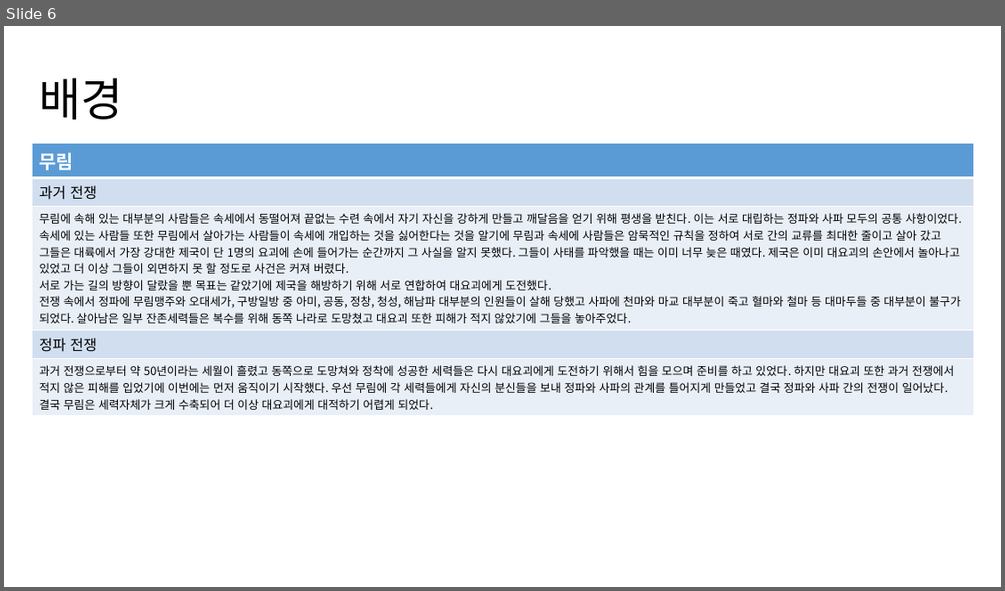
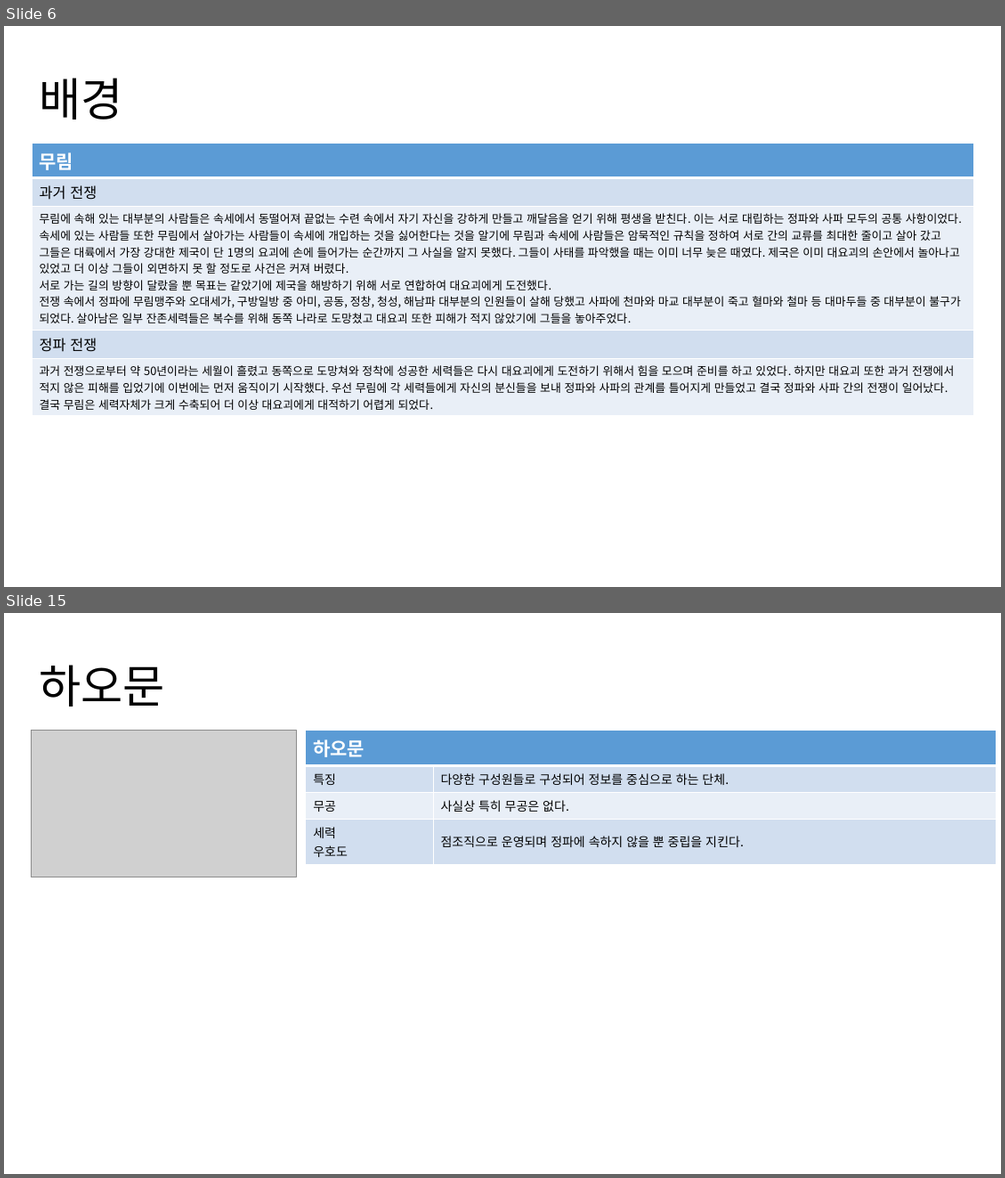
Before and after one commit to yjk0401/unityenginebasic_9th, a slide deck: 기획/세력 기획서.pptx. Shown one above the other, each under a label of ours: slide 6 before the commit, slides 6 and 15 after it; the slides between them are not shown. The pictures are 1005x591 and 1005x1178 pixels, drawn with LibreOffice and Linux fonts; fonts in the diff are those of the drawing; grey boxes stand for pictures. Boxes give left, top, right and bottom in pixels: in the first picture for what was removed or moved away, otherwise in the second. Text is boxed around its words. In the diff, an @@ line names an element or a change of style, - is before the commit and + after.

```diff
--- a/기획/세력 기획서.pptx
+++ b/기획/세력 기획서.pptx
@@ slide 15 added at (4,613,1001,1174), background #FFFFFF @@
@@ title added at (39,665,165,706), 44 pt, text #000000 @@
+하오문
@@ picture added at (32,730,297,877) @@
@@ table added at (306,730,996,865), 4 rows, 2 columns @@
+하오문 | 
+특징 | 다양한 구성원들로 구성되어 정보를 중심으로 하는 단체.
+무공 | 사실상 특히 무공은 없다.
+세력 / 우호도 | 점조직으로 운영되며 정파에 속하지 않을 뿐 중립을 지킨다.
```
Also in this commit, not shown: 4 slides changed, 7 other slides added, 1 slide removed, 1 other file.
